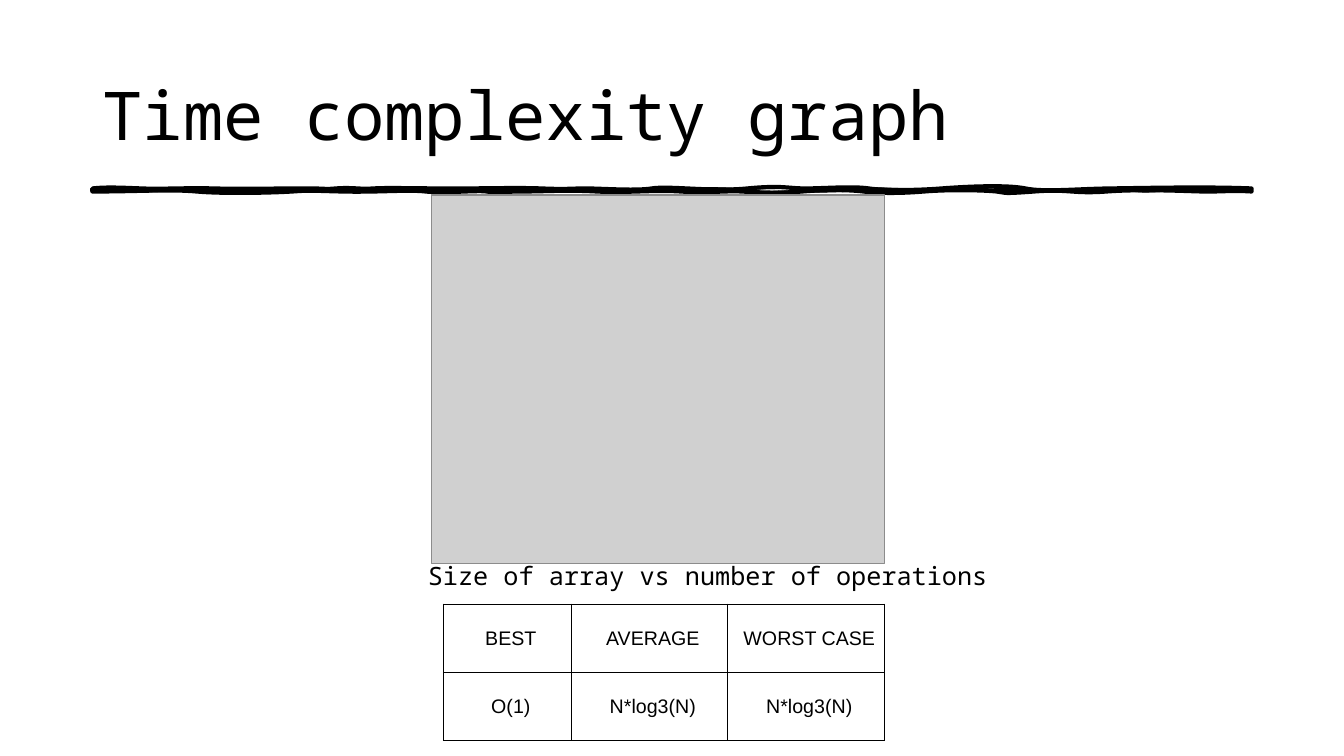
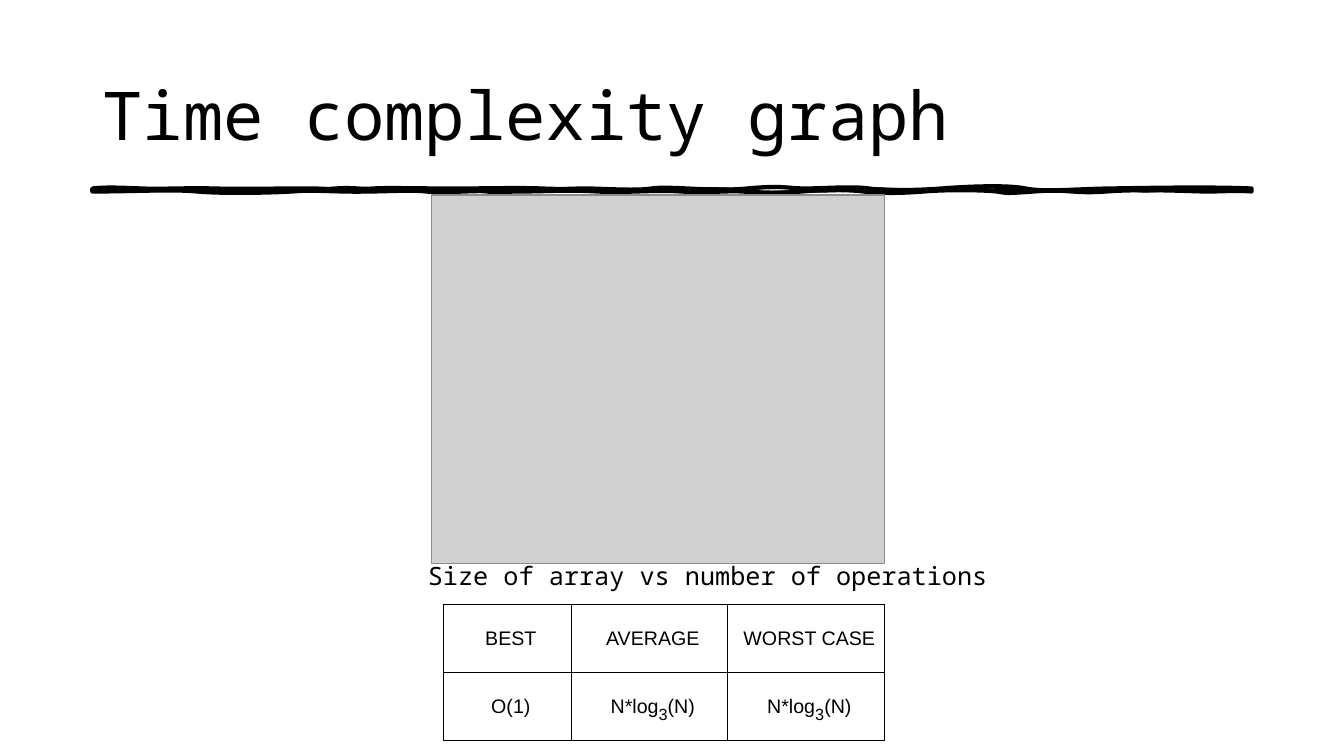
Before and after one commit to utkarshgarg123/Design-and-analysis-of-Algorithms, a slide deck: slide 8 of ass3/g08_ppt.pptx. Drawn at 1344x756 pixels with LibreOffice and Linux fonts; fonts in the diff are those of the drawing; grey boxes stand for pictures. Boxes give left, top, right and bottom in pixels: in the first picture for what was removed or moved away, otherwise in the second. Text is boxed around its words. In the diff, an @@ line names an element or a change of style, - is before the commit and + after.

Commit message:
modified ppt

```diff
--- a/ass3/g08_ppt.pptx
+++ b/ass3/g08_ppt.pptx
@@ table at [444,605,885,741] @@
@@ size 14 to 20 pt, now subscript in "N*log3(N)", "N*log3(N)" @@
```
Also in this commit, not shown: 1 other slide changed.
